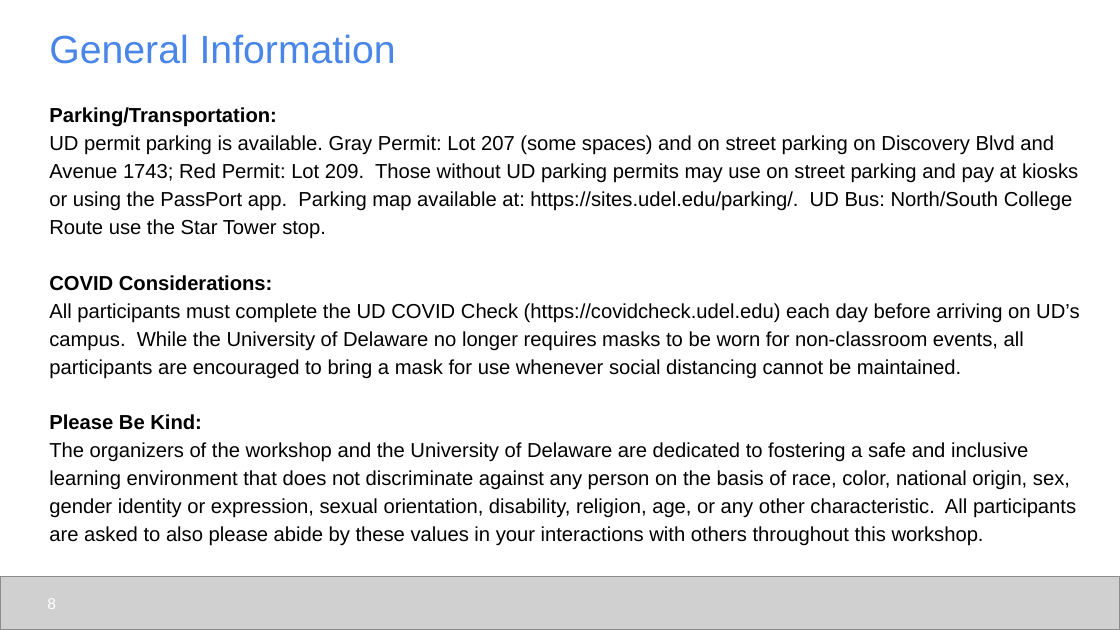
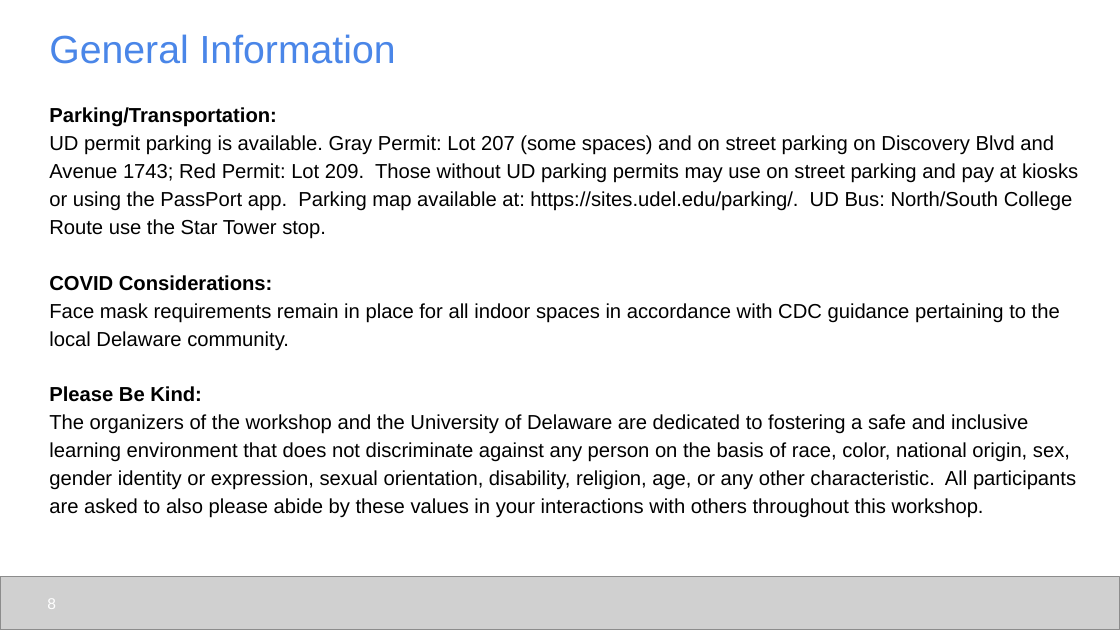
Before and after one commit to udel-cbcb/al_ml_workshop, a slide deck: slide 8 of Day_1/Lectures/Day_1_Introduction_to_Workshop.pptx. Drawn at 1120x630 pixels with LibreOffice and Linux fonts; fonts in the diff are those of the drawing; grey boxes stand for pictures. Boxes give left, top, right and bottom in pixels: in the first picture for what was removed or moved away, otherwise in the second. Text is boxed around its words. In the diff, an @@ line names an element or a change of style, - is before the commit and + after.

```diff
--- a/Day_1/Lectures/Day_1_Introduction_to_Workshop.pptx
+++ b/Day_1/Lectures/Day_1_Introduction_to_Workshop.pptx
@@ text at [49,303,1060,351]: text changed @@
-All participants must complete the UD COVID Check (https://covidcheck.udel.edu) each day before arriving on UD’s campus. While the University of Delaware no longer requires masks to be worn for non-classroom events, all participants are encouraged to bring a mask for use whenever social distancing cannot be maintained.
+Face mask requirements remain in place for all indoor spaces in accordance with CDC guidance pertaining to the local Delaware community.
```
Also in this commit, not shown: 4 other slides changed, 7 other files.
